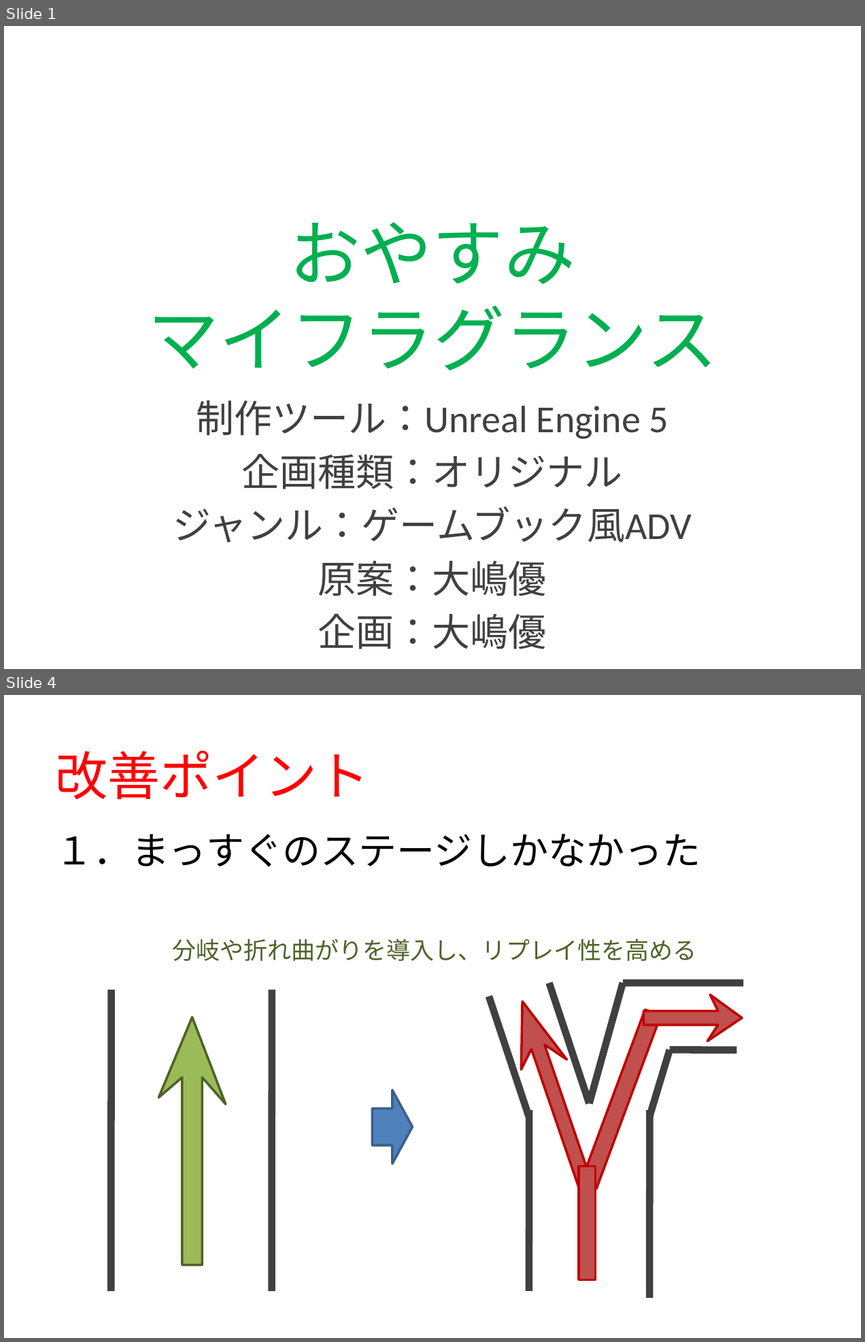
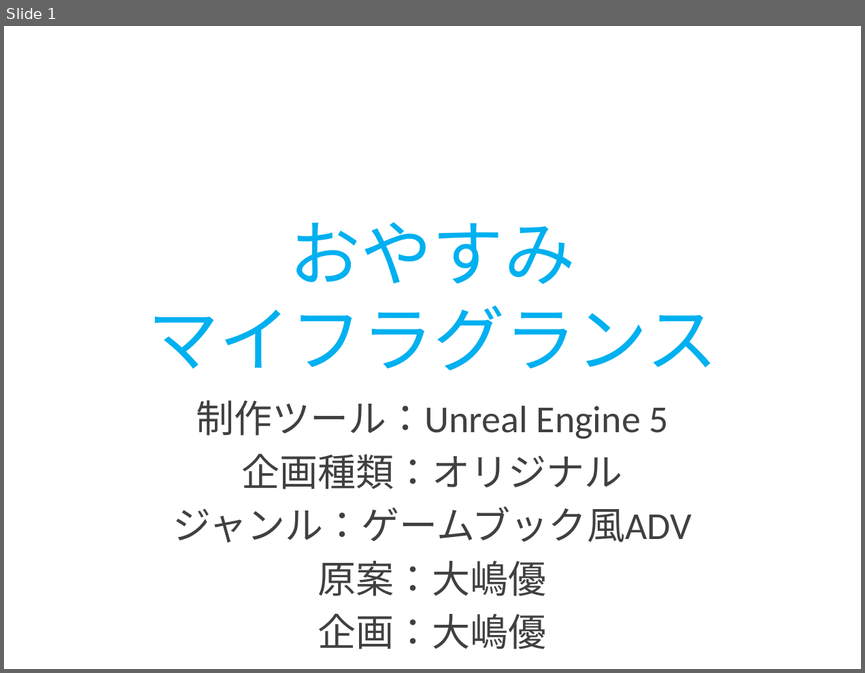
Before and after one commit to POCHOMKIN06/HF21, a slide deck: 企画書3.pptx. Shown one above the other, each under a label of ours: slides 1 and 4 before the commit, slide 1 after it; the slides between them are not shown. The pictures are 865x1342 and 865x673 pixels, drawn with LibreOffice and Linux fonts; fonts in the diff are those of the drawing. Boxes give left, top, right and bottom in pixels: in the first picture for what was removed or moved away, otherwise in the second. Text is boxed around its words. In the diff, an @@ line names an element or a change of style, - is before the commit and + after.

```diff
--- a/企画書3.pptx
+++ b/企画書3.pptx
@@ slide 4 removed at (4, 695, 861, 1338), background #FFFFFF @@
@@ title removed at (56, 750, 370, 800) @@
-改善ポイント
@@ text removed at (56, 834, 701, 867) @@
-１．まっすぐのステージしかなかった
@@ text removed at (172, 938, 696, 961) @@
-分岐や折れ曲がりを導入し、リプレイ性を高める
@@ line removed from (111, 989) to (111, 1291) @@
@@ line removed from (272, 989) to (271, 1291) @@
@@ freeform shape removed at (159, 1017, 226, 1265) @@
@@ right arrow removed at (373, 1090, 413, 1164) @@
@@ group removed at (489, 983, 743, 1297): 8 lines, 2 freeform shapes, 2 rectangles @@
@@ slide 1 changed as well @@
@@ title "おやすみ マイフラグランス" at (147, 222, 717, 370): text colour #00B050 to #00B0F0 @@
```
Also in this commit, not shown: 1 other slide changed, 4 slides added, 4 other slides removed, 26 other files.
